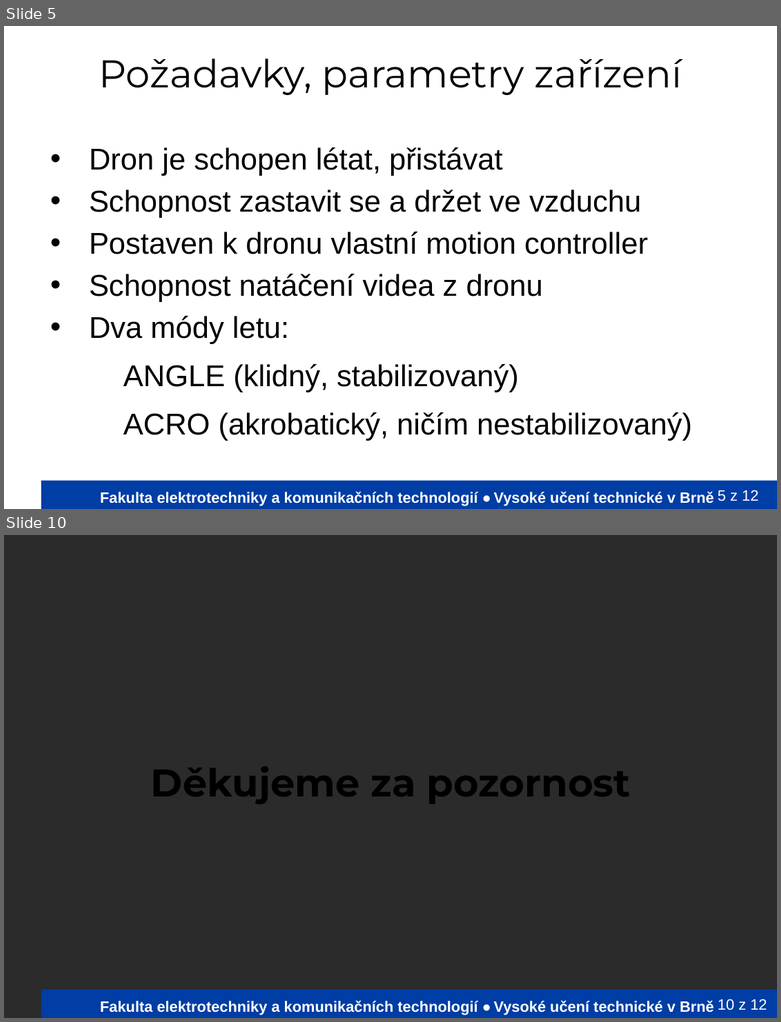
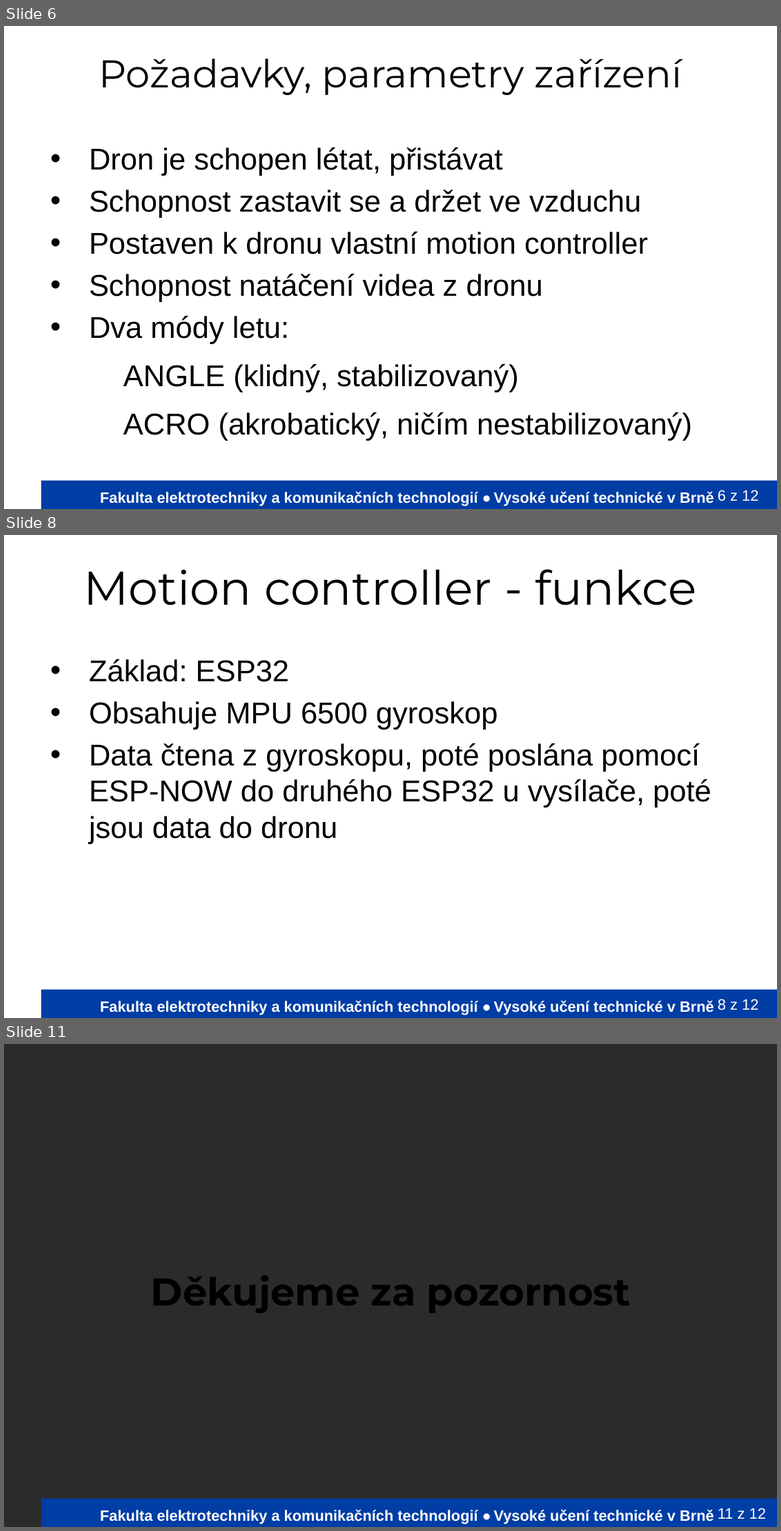
Before and after one commit to Mi-Tom/micro-controlers, a slide deck: PrezentaceVUT/VyvojovyDiagramVUT.odp. Shown one above the other, each under a label of ours: slides 5 and 10 before the commit, slides 6, 8 and 11 after it; the slides between them are not shown. The pictures are 781x1022 and 781x1531 pixels, drawn with LibreOffice and Linux fonts; fonts in the diff are those of the drawing; background and template pictures are left out; a plain dark background stands for a picture behind light text. Boxes give left, top, right and bottom in pixels: in the first picture for what was removed or moved away, otherwise in the second. Text is boxed around its words. In the diff, an @@ line names an element or a change of style, - is before the commit and + after.

```diff
--- a/PrezentaceVUT/VyvojovyDiagramVUT.odp
+++ b/PrezentaceVUT/VyvojovyDiagramVUT.odp
@@ slide 8 added at (x1=4, y1=535, x2=777, y2=1018), background picture (left out); not listed: 3 template elements that a slide beside it also shows @@
@@ title added at (x1=83, y1=569, x2=697, y2=605), 44 pt, text #000000 @@
+Motion controller - funkce
@@ text added at (x1=89, y1=659, x2=711, y2=844), 28 pt, text #000000 @@
+• Základ: ESP32
+• Obsahuje MPU 6500 gyroskop
+• Data čtena z gyroskopu, poté poslána pomocí ESP-NOW do druhého ESP32 u vysílače, poté jsou data do dronu
@@ what was slide 5 is now slide 6 @@
@@ page number at (x1=717, y1=490, x2=758, y2=501): text changed @@
-5 z 12
+6 z 12
@@ what was slide 10 is now slide 11 @@
@@ page number at (x1=717, y1=1508, x2=766, y2=1519): text changed @@
-10 z 12
+11 z 12
```
Also in this commit, not shown: 2 slides changed, 4 other slides added, 4 slides removed.
